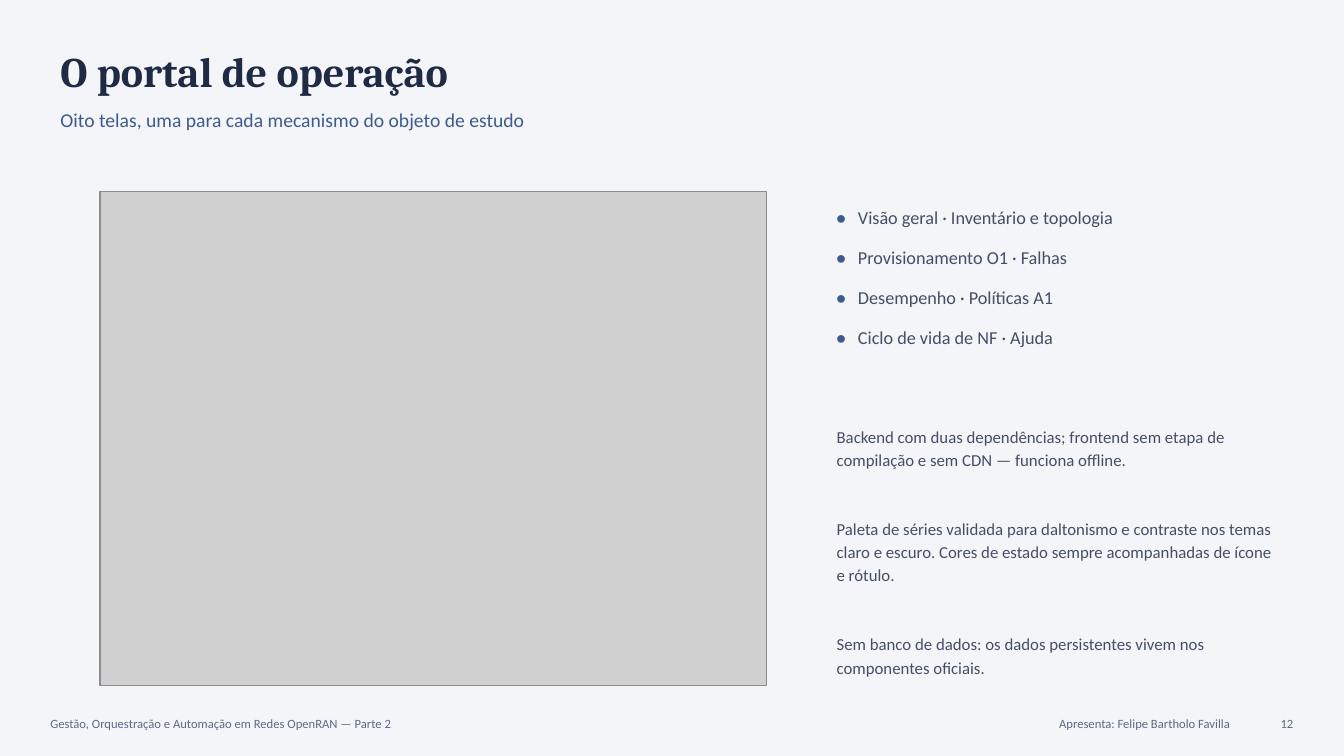
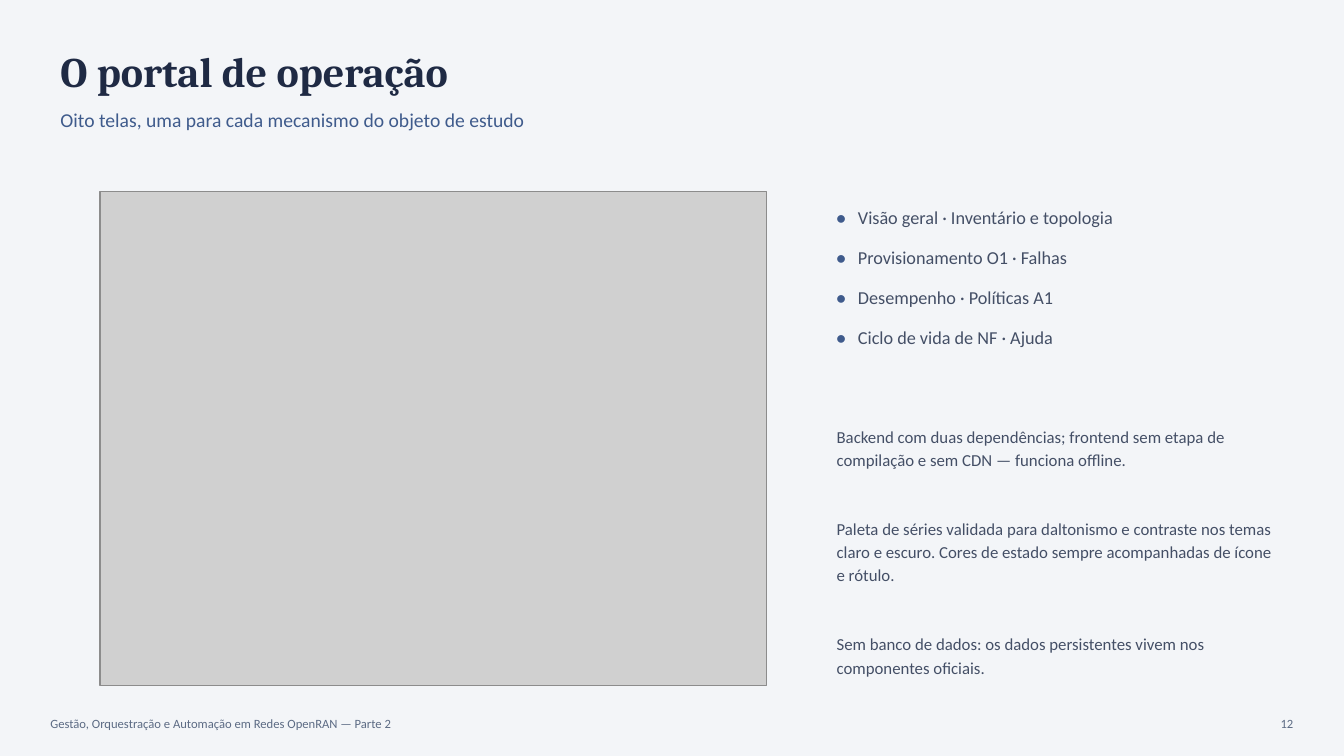
Before and after one commit to felipefavilla/smo-openran, a slide deck: slide 12 of docs/Apresentacao_Parte2_SMO_OpenRAN.pptx. Drawn at 1344x756 pixels with LibreOffice and Linux fonts; fonts in the diff are those of the drawing; grey boxes stand for pictures. Boxes give left, top, right and bottom in pixels: in the first picture for what was removed or moved away, otherwise in the second. Text is boxed around its words. In the diff, an @@ line names an element or a change of style, - is before the commit and + after.

```diff
--- a/docs/Apresentacao_Parte2_SMO_OpenRAN.pptx
+++ b/docs/Apresentacao_Parte2_SMO_OpenRAN.pptx
@@ text removed at (x1=1059, y1=719, x2=1230, y2=730) @@
-Apresenta: Felipe Bartholo Favilla
```
Also in this commit, not shown: 16 other slides changed, 27 other files.
